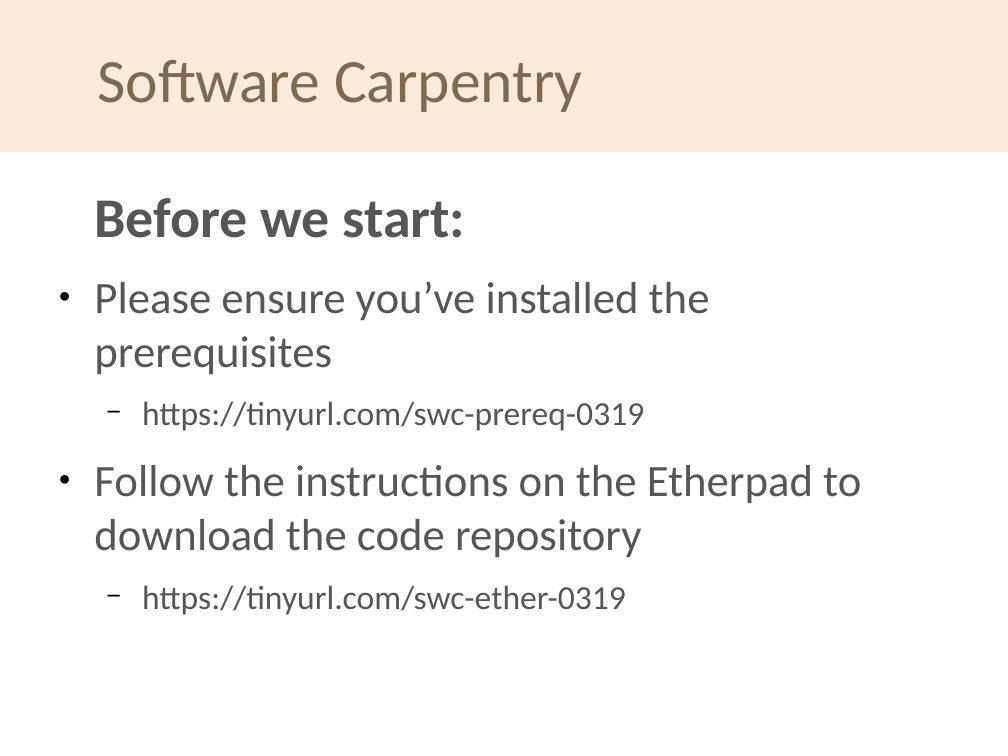
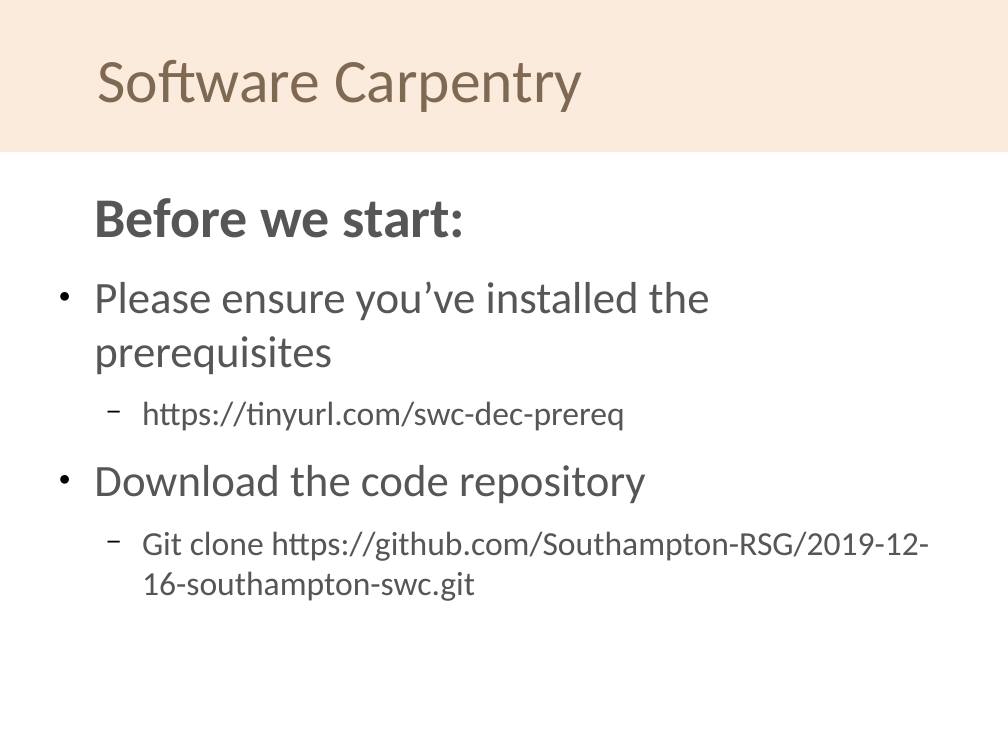
Before and after one commit to Southampton-RSG/2021-11-1-socobio-crs, a slide deck: slide 2 of welcome/swc-rsg-short-intro.odp. Drawn at 1008x756 pixels with LibreOffice and Linux fonts; fonts in the diff are those of the drawing; background and template pictures are left out. Boxes give left, top, right and bottom in pixels: in the first picture for what was removed or moved away, otherwise in the second. Text is boxed around its words. In the diff, an @@ line names an element or a change of style, - is before the commit and + after.

Commit message:
Updated slides

```diff
--- a/welcome/swc-rsg-short-intro.odp
+++ b/welcome/swc-rsg-short-intro.odp
@@ text at bbox=[94, 401, 929, 601]: text changed @@
-  − https://tinyurl.com/swc-prereq-0319
-● Follow the instructions on the Etherpad to download the code repository
-  − https://tinyurl.com/swc-ether-0319
+  − https://tinyurl.com/swc-dec-prereq
+● Download the code repository
+  − Git clone https://github.com/Southampton-RSG/2019-12-16-southampton-swc.git
```
Also in this commit, not shown: 5 other slides changed, 1 slide removed, 3 other files.
